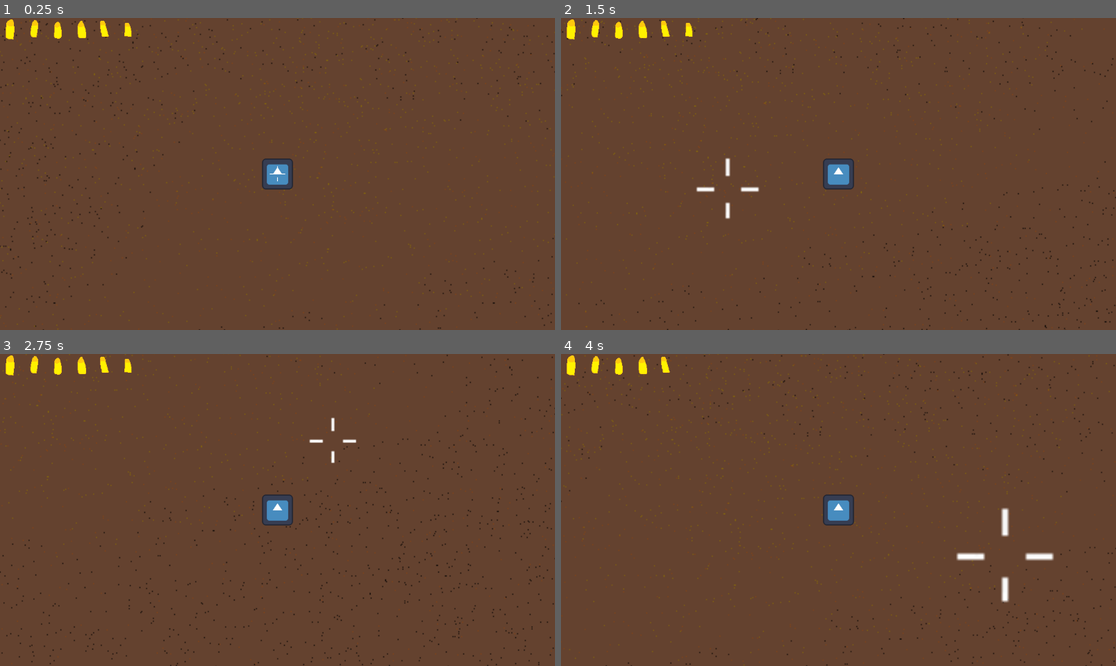
Above: before the commit, frames 1-4 (two rows, left to right).
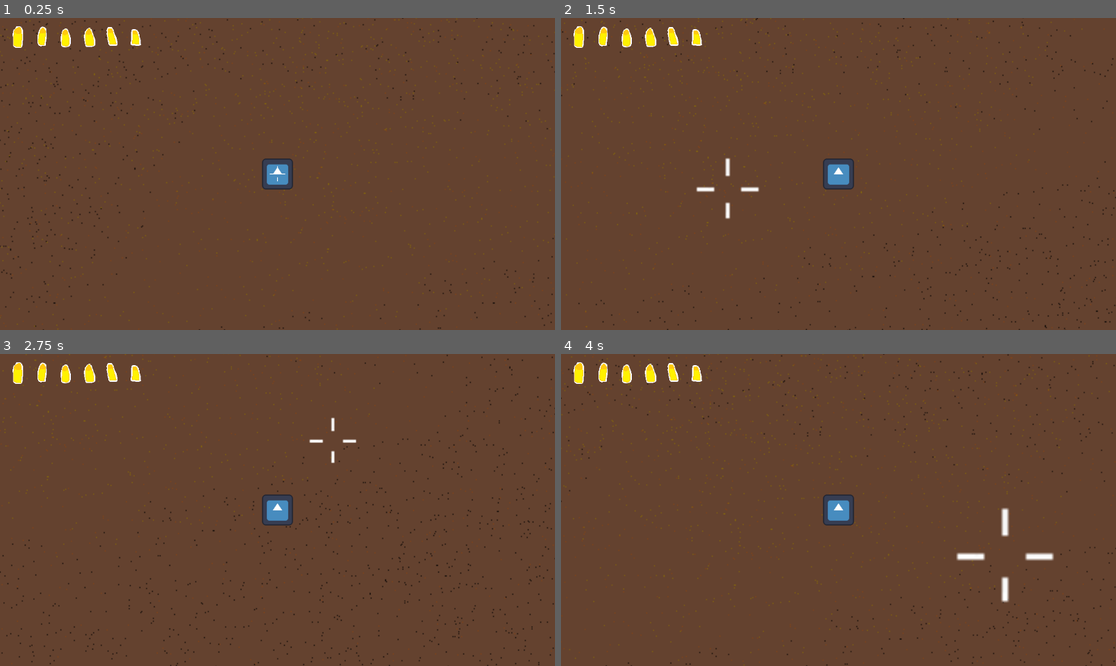
Above: after the commit, the same moments.

Repository: Niimphu/quickdraw
Game: Godot game, scene res://test.tscn
Same seed, same stepped clock (60 frames per second), same inputs: the game is played once before the commit and once after it. The engine's default icon, where the game draws it, is replaced by a stand-in: a white triangle on a blue panel in a dark square.
Inputs (mouse positions are in pixels of both pictures, inside the frame that each line leads up to):
- Up to frame 1 (0.25 s): no input
- Up to frame 2 (1.5 s): tap Enter at 0.5 s; hold D (right) 0.53-1.28 s; hold Space (roll) 0.53-1.28 s; move the mouse to (727, 189) at 1.27 s; hold S (down) from 1.28 s (still down); tap Mouse wheel down (scroll_down) at 1.35 s
- Up to frame 3 (2.75 s): move the mouse to (333, 441) at 2.02 s; release S (down) at 2.03 s; hold D (right) from 2.03 s (still down); hold Mouse wheel up (scroll_up) from 2.03 s (still down)
- Up to frame 4 (4 s): move the mouse to (810, 572) at 2.77 s; release D (right) at 2.78 s; release Mouse wheel up (scroll_up) at 2.78 s; hold W (up) 2.78-3.53 s; click (810, 572) at 2.85 s; move the mouse to (1005, 556) at 3.52 s; hold A (left) from 3.53 s (still down); hold Space (roll) from 3.53 s (still down)

The runs differ from the first frame. In frame 1, 1.0% of the frame differs, in the area x 1-26%, y 0-10%; in frame 2, 1.0%; in frame 3, 1.0%; in frame 4, 0.9%.

Commit message:
added charged bullet indicator

Diff:
--- a/test.tscn
+++ b/test.tscn
@@ -7,6 +7,13 @@
 [ext_resource type="Texture2D" uid="uid://dqbed8pguq8tx" path="res://img/mscrosshair.png" id="5_g14j6"]
 [ext_resource type="Texture2D" uid="uid://cpbl3texjivsh" path="res://img/bulets.png" id="6_g14j6"]
 [ext_resource type="Script" uid="uid://ceh2c7hpq2i45" path="res://ammo_indicator.gd" id="7_vbegm"]
+[ext_resource type="Texture2D" uid="uid://eb3ei1rl70a0" path="res://img/chargedbulets.png" id="8_ehkex"]
+
+[sub_resource type="StyleBoxFlat" id="StyleBoxFlat_xersf"]
+bg_color = Color(0.6, 0.6, 0.6, 0)
+
+[sub_resource type="StyleBoxFlat" id="StyleBoxFlat_ehkex"]
+bg_color = Color(0, 0, 0, 1)
 
 [node name="Node2D" type="Node2D" unique_id=2020725657 node_paths=PackedStringArray("Player")]
 script = ExtResource("1_8uh7m")
@@ -46,6 +53,10 @@
 offset_bottom = 647.0
 grow_horizontal = 2
 grow_vertical = 2
+theme_override_constants/margin_left = 16
+theme_override_constants/margin_top = 16
+theme_override_constants/margin_right = 16
+theme_override_constants/margin_bottom = 16
 
 [node name="AmmoIndicator" type="TextureProgressBar" parent="UI/MarginContainer" unique_id=610053201]
 layout_mode = 2
@@ -54,3 +65,25 @@
 rounded = true
 texture_progress = ExtResource("6_g14j6")
 script = ExtResource("7_vbegm")
+
+[node name="ProgressBar" type="ProgressBar" parent="UI/MarginContainer/AmmoIndicator" unique_id=643634311]
+clip_children = 1
+layout_mode = 0
+offset_right = 294.5
+offset_bottom = 56.5
+theme_override_styles/background = SubResource("StyleBoxFlat_xersf")
+theme_override_styles/fill = SubResource("StyleBoxFlat_ehkex")
+max_value = 6.0
+step = 1.0
+value = 6.0
+rounded = true
+
+[node name="ChargedBullets" type="TextureProgressBar" parent="UI/MarginContainer/AmmoIndicator/ProgressBar" unique_id=888424943]
+layout_mode = 0
+offset_right = 2273.0
+offset_bottom = 1263.0
+max_value = 6.0
+value = 6.0
+rounded = true
+fill_mode = 1
+texture_progress = ExtResource("8_ehkex")
Binary file added: img/chargedbulets.png
Not shown, added: img/chargedbulets.png.import
